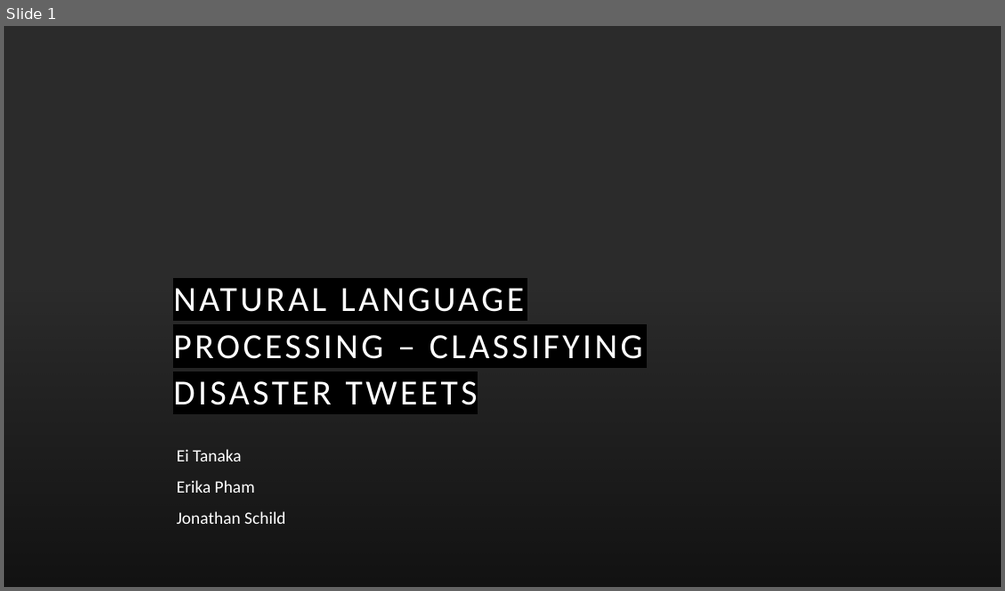
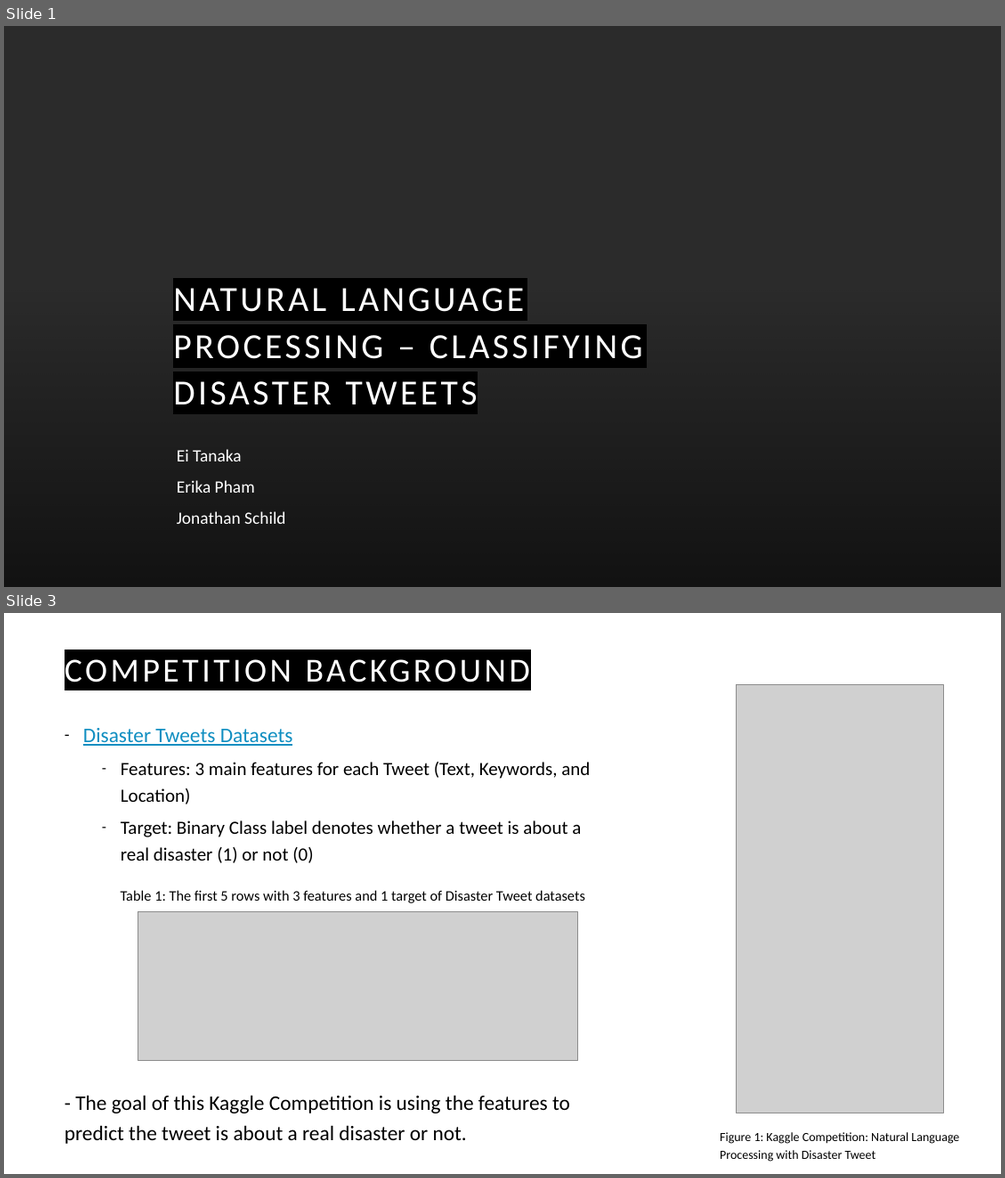
Before and after one commit to eitanaka/DATS6202_Final_Project, a slide deck: DATS6202_Final_Project_Presentation_NLP_draft.pptx. Shown one above the other, each under a label of ours: slide 1 before the commit, slides 1 and 3 after it; the slides between them are not shown. The pictures are 1005x591 and 1005x1178 pixels, drawn with LibreOffice and Linux fonts; fonts in the diff are those of the drawing; grey boxes stand for pictures; background and template pictures are left out; a plain dark background stands for a picture behind light text. Boxes give left, top, right and bottom in pixels: in the first picture for what was removed or moved away, otherwise in the second. Text is boxed around its words. In the diff, an @@ line names an element or a change of style, - is before the commit and + after.

```diff
--- a/DATS6202_Final_Project_Presentation_NLP_draft.pptx
+++ b/DATS6202_Final_Project_Presentation_NLP_draft.pptx
@@ slide 3 added at box(4, 613, 1001, 1174), background #FFFFFF @@
@@ title added at box(65, 659, 530, 682), 32.4 pt, text #FFFFFF @@
+COMPETITION BACKGROUND
@@ picture added at box(736, 685, 944, 1113) @@
@@ text added at box(83, 728, 590, 863), 18 pt, text #000000 @@
+– Disaster Tweets Datasets
+  – Features: 3 main features for each Tweet (Text, Keywords, and Location)
+  – Target: Binary Class label denotes whether a tweet is about a real disaster (1) or not (0)
@@ text added at box(121, 890, 585, 903), 14 pt, text #000000 @@
+  Table 1: The first 5 rows with 3 features and 1 target of Disaster Tweet datasets
@@ picture added at box(138, 911, 577, 1060) @@
@@ text added at box(65, 1094, 570, 1143), 20 pt, text #000000 @@
+- The goal of this Kaggle Competition is using the features to predict the tweet is about a real disaster or not.
@@ text added at box(720, 1132, 959, 1161), 12 pt, text #000000 @@
+Figure 1: Kaggle Competition: Natural Language Processing with Disaster Tweet
```
Also in this commit, not shown: 2 slides changed, 5 other slides added, 1 slide removed.
